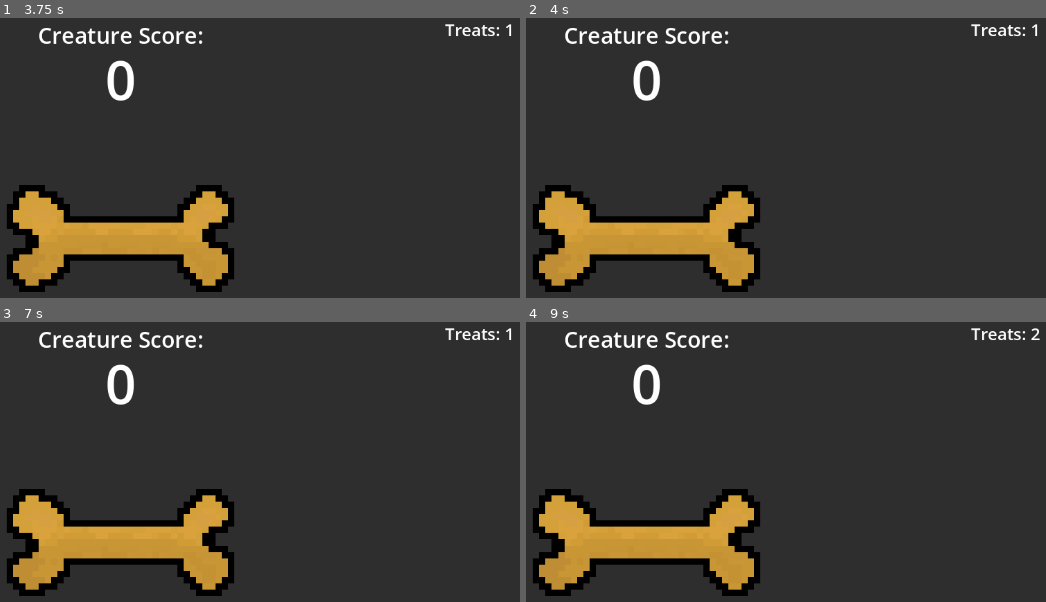
Above: before the commit, frames 1-4 (two rows, left to right).
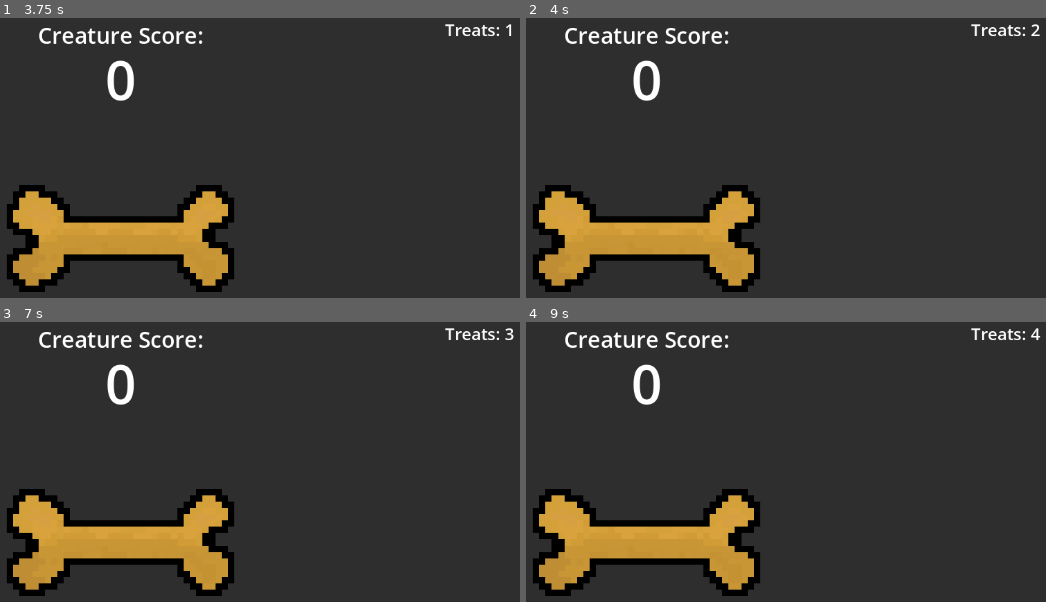
Above: after the commit, the same moments.

Repository: ejmejm/ShibaIdle
Game: Godot game, scene res://scenes/root.tscn
The game is run twice, just before and just after one commit, with the same random seed, the same clock (stepped at 60 frames per second) and the same inputs.
Inputs (mouse positions are in pixels of both pictures, inside the frame that each line leads up to):
- Up to frame 1 (3.75 s): tap Enter at 0.5, 2, 3.5 s; press the mouse at (119, 239) at 0.53 s; tap Space at 1.25, 2.75 s; move the mouse to (outside the picture) at 1.27 s; release the mouse at (outside the picture) at 1.28 s; click (outside the picture) at 1.35 s; move the mouse to (outside the picture) at 2.02 s; press the mouse at (outside the picture) at 2.03 s; move the mouse to (161, 239) at 2.77 s; release the mouse at (161, 239) at 2.78 s; click (161, 239) at 2.85 s; move the mouse to (0, 127) at 3.52 s; press the mouse at (0, 127) at 3.53 s
- Up to frame 2 (4 s): no input
- Up to frame 3 (7 s): tap Space at 4.25 s; move the mouse to (296, 520) at 4.27 s; release the mouse at (296, 520) at 4.28 s; click (296, 520) at 4.35 s; move the mouse to (outside the picture) at 5.02 s; press the mouse at (outside the picture) at 5.03 s; move the mouse to (202, 442) at 5.77 s; release the mouse at (202, 442) at 5.78 s; click (202, 442) at 5.85 s; move the mouse to (outside the picture) at 6.52 s; press the mouse at (outside the picture) at 6.53 s
- Up to frame 4 (9 s): move the mouse to (outside the picture) at 7.27 s; release the mouse at (outside the picture) at 7.28 s; click (outside the picture) at 7.35 s; move the mouse to (outside the picture) at 8.02 s; press the mouse at (outside the picture) at 8.03 s; move the mouse to (687, 543) at 8.77 s; release the mouse at (687, 543) at 8.78 s; click (687, 543) at 8.85 s

Frame 1 is identical in both runs. In frame 2, less than 0.1% of the frame differs, in the area x 97-99%, y 2-7%; in frame 3, less than 0.1%; in frame 4, less than 0.1%, in the area x 97-100%, y 2-7%.

Commit message:
Collision gives treats

Diff:
--- a/scenes/click_checker.gd
+++ b/scenes/click_checker.gd
@@ -1,3 +1,4 @@
+class_name CollidableTreat
 extends Node2D
 
 
--- a/scenes/random_walk.gd
+++ b/scenes/random_walk.gd
@@ -1,10 +1,13 @@
 extends CharacterBody2D
 
+
+const PLAYER_STATS_PATH: String = "/root/Root/GameManager/PlayerStats"
+const BOUNDING_BOX_PATH: String = "/root/Root/NavigableArea/CollisionShape2D"
+const TARGET_EQ_THRESHOLD: int = 5
 
 @export var should_walk: bool = true
 @export var stop_duration_range: Vector2 = Vector2(1, 3) # Range for random stop duration
 @export var bounding_box_shape: CollisionShape2D # CollisionShape2D used for bounding box
-
 
 var target_position: Vector2
 var is_stopping: bool = false
@@ -13,14 +16,16 @@
 
 
 func _ready():
-	print("READY INU")
+	# Get player stats so that inu can increase score on collision
+	player_stats = get_node_or_null(PLAYER_STATS_PATH)
+	if player_stats == null:
+		push_error("PlayerStats could not be found at !")
+
 	# If bounding_box_shape is not assigned, try to find it in the scene tree
 	if bounding_box_shape == null:
-		bounding_box_shape = $"/root/Root/NavigableArea/CollisionShape2D"
-
+		bounding_box_shape = get_node_or_null(BOUNDING_BOX_PATH)
 		if bounding_box_shape == null:
 			push_error("No default CollisionShape2D found, please assign one manually.")
-			return
 
 	# Extract bounding box Rect2 from the CollisionShape2D's RectangleShape2D
 	if bounding_box_shape and bounding_box_shape.shape is RectangleShape2D:
@@ -28,8 +33,6 @@
 		bounding_box = Rect2(bounding_box_shape.global_position - rect_shape.extents, rect_shape.extents * 2)
 	else:
 		push_error("Bounding box shape must be a RectangleShape2D!")
-
-
 
 	set_physics_process(should_walk)
 
@@ -44,7 +47,7 @@
 		move_towards_target()
 
 		# Check if reached target or collided
-		if global_position.distance_to(target_position) < 5 or is_on_wall():
+		if global_position.distance_to(target_position) <= TARGET_EQ_THRESHOLD:
 			stop_movement()
 
 
@@ -56,11 +59,23 @@
 	)
 
 
+func give_collision_treats(collision: KinematicCollision2D):
+	var collider := collision.get_collider()
+	if collider is Node2D and (collider as Node2D).get_parent() is CollidableTreat:
+		var collidable_treat: CollidableTreat = (collider as Node2D).get_parent()
+		player_stats.n_treats += collidable_treat.treat_give_count
+
+
 func move_towards_target():
 	# Move towards the target position with constant speed
 	var direction = (target_position - global_position).normalized()
 	velocity = direction * 100  # Adjust speed as needed
 	move_and_slide()
+
+	if get_slide_collision_count() > 0:
+		stop_movement()
+		var collision := get_slide_collision(0)
+		give_collision_treats(collision)
 
 
 func stop_movement():
--- a/scenes/shiba_inu.tscn
+++ b/scenes/shiba_inu.tscn
@@ -9,6 +9,7 @@
 
 [node name="CharacterBody2D" type="CharacterBody2D"]
 collision_layer = 2
+floor_max_angle = 0.0
 script = ExtResource("1_boois")
 
 [node name="ShibaSprite" type="Sprite2D" parent="."]
